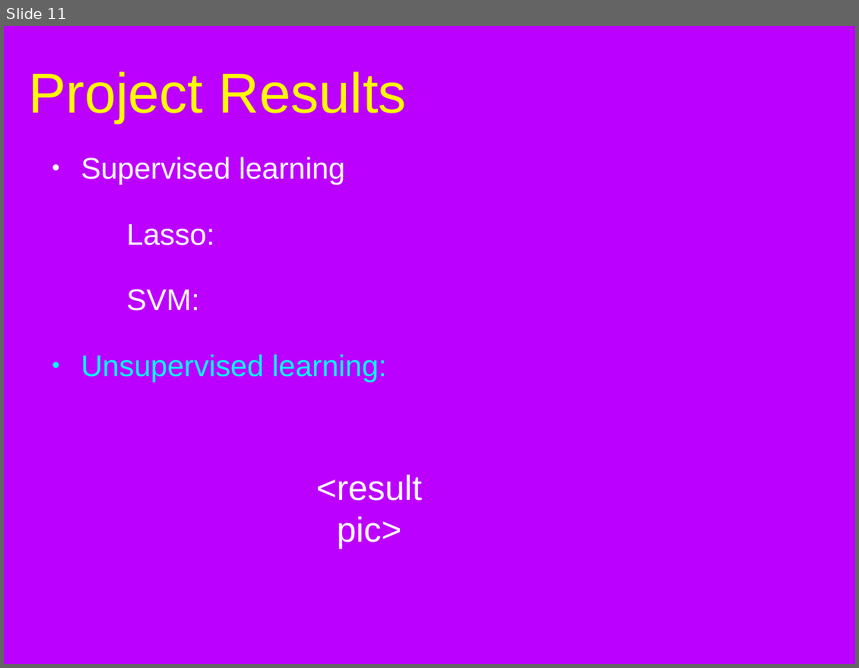
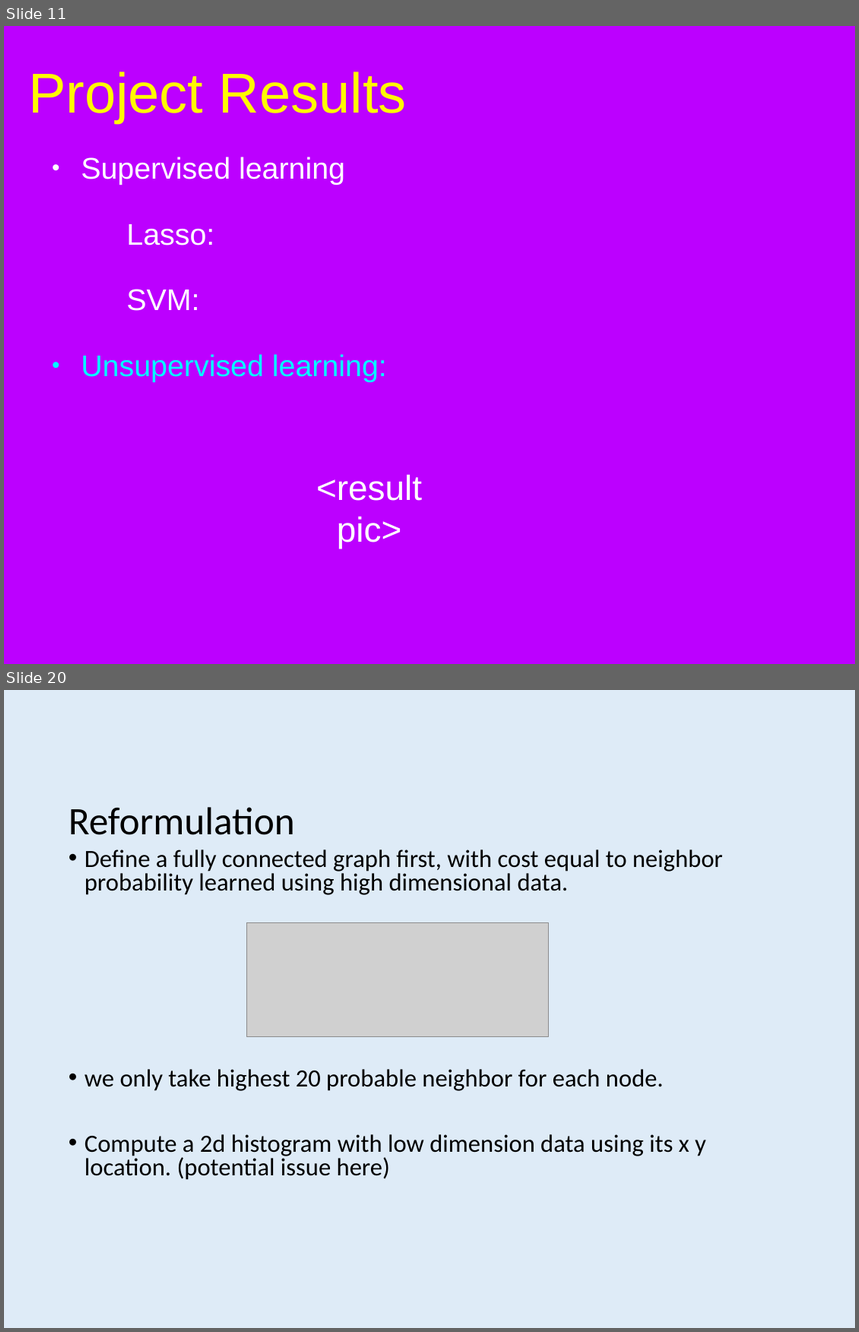
Before and after one commit to bx3/EE595, a slide deck: document/595combine.pptx. Shown one above the other, each under a label of ours: slide 11 before the commit, slides 11 and 20 after it; the slides between them are not shown. The pictures are 859x668 and 859x1332 pixels, drawn with LibreOffice and Linux fonts; fonts in the diff are those of the drawing; grey boxes stand for pictures; background and template pictures are left out. Boxes give left, top, right and bottom in pixels: in the first picture for what was removed or moved away, otherwise in the second. Text is boxed around its words. In the diff, an @@ line names an element or a change of style, - is before the commit and + after.

```diff
--- a/document/595combine.pptx
+++ b/document/595combine.pptx
@@ slide 20 added at [4,690,855,1328], background #DEEBF7 @@
@@ title added at [69,807,295,835], 46.9 pt, text #000000 @@
+Reformulation
@@ text added at [85,850,723,1180], 29.9 pt, text #000000 @@
+• Define a fully connected graph first, with cost equal to neighbor probability learned using high dimensional data.
+• we only take highest 20 probable neighbor for each node.
+• Compute a 2d histogram with low dimension data using its x y location. (potential issue here)
@@ picture added at [247,923,549,1037] @@
```
Also in this commit, not shown: 5 slides changed, 13 other slides added, 1 slide removed.
